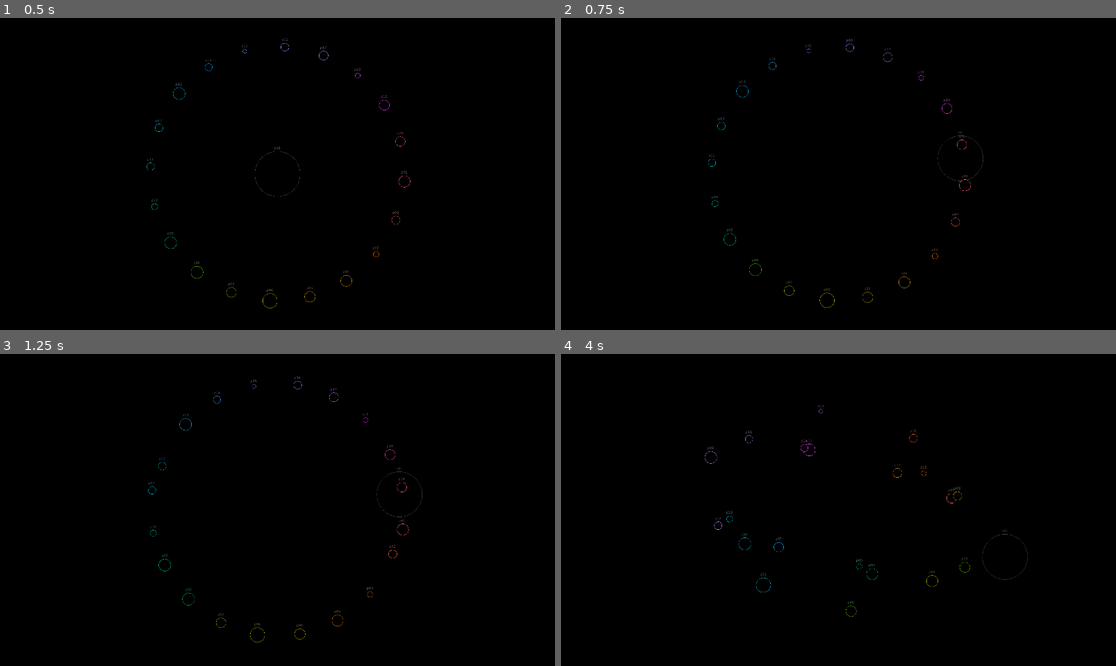
Above: before the commit, frames 1-4 (two rows, left to right).
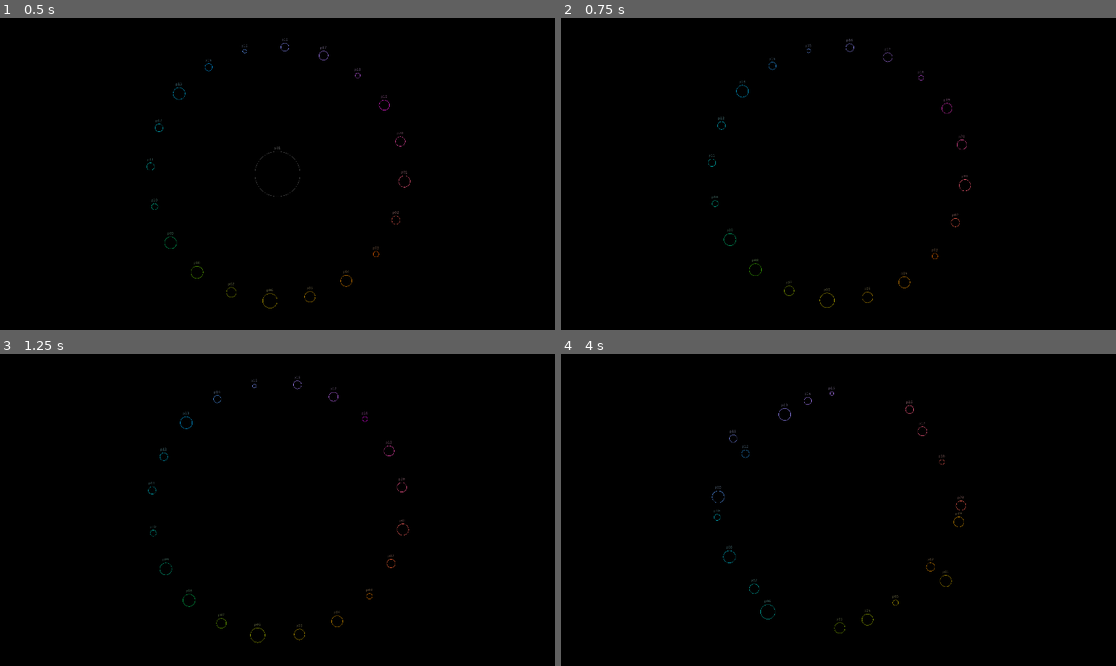
Above: after the commit, the same moments.

Repository: daygelo/Gravity-Simulation-Test
Game: Godot game, scene res://Main.tscn
Two runs of this game, one before a commit and one after it. Both use one fixed random seed, a clock stepped at 60 frames per second and the inputs below.
Inputs (mouse positions are in pixels of both pictures, inside the frame that each line leads up to):
- Up to frame 1 (0.5 s): no input
- Up to frame 2 (0.75 s): move the mouse to (960, 158) at 0.52 s; tap H (Toggle Ball, bound only after the commit) at 0.6 s
- Up to frame 3 (1.25 s): no input
- Up to frame 4 (4 s): move the mouse to (727, 525) at 1.27 s; tap Space (Toggle Label) at 1.35, 3.6 s; tap H (Toggle Ball, bound only after the commit) at 1.55, 2.1, 2.85, 3.8 s; move the mouse to (894, 441) at 2.02 s; move the mouse to (810, 572) at 2.77 s; move the mouse to (1005, 556) at 3.52 s

Frame 1 is identical in both runs. In frame 2, 0.1% of the frame differs, in the area x 28-77%, y 8-92%; in frame 3, 0.4%; in frame 4, 0.6%, in the area x 25-85%, y 10-90%.

Commit message:
Can now toggle the mouse controlled ball.

Diff:
--- a/Ball.gd
+++ b/Ball.gd
@@ -8,6 +8,7 @@
 @export var mass := 1.0
 @export var color := Color.WHITE
 @export var filled := false
+@export var enabled := true
 @export var fixed := false
 @export var can_collide := true
 @export var label := "ball"
@@ -47,7 +48,7 @@
 		return
 
 	for ball in ALL_BALLS:
-		if ball == self: continue
+		if ball == self or !ball.enabled: continue
 
 		var relative_position := ball.position - position
 
--- a/Main.gd
+++ b/Main.gd
@@ -20,3 +20,7 @@
 
 func _process(_delta: float) -> void:
 	$Ball.position = get_local_mouse_position()
+
+	if Input.is_action_just_pressed("Toggle Ball"):
+		$Ball.enabled = !$Ball.enabled
+		$Ball.visible = $Ball.enabled
--- a/Main.tscn
+++ b/Main.tscn
@@ -15,9 +15,10 @@
 [node name="Camera" type="Camera2D" parent="."]
 
 [node name="Ball" parent="." instance=ExtResource("2_uu6xs")]
-z_index = -62
+z_index = -78
 mass = 2000.0
 color = Color(1, 1, 1, 0.25)
+enabled = null
 fixed = true
 can_collide = false
 label = "s01"
--- a/project.godot
+++ b/project.godot
@@ -34,6 +34,11 @@
 "events": [Object(InputEventKey,"resource_local_to_scene":false,"resource_name":"","device":-1,"window_id":0,"alt_press …(191 unchanged characters)…
 ]
 }
+"Toggle Ball"={
+"deadzone": 0.2,
+"events": [Object(InputEventKey,"resource_local_to_scene":false,"resource_name":"","device":-1,"window_id":0,"alt_pressed":false,"shift_pressed":false,"ctrl_pressed":false,"meta_pressed":false,"pressed":false,"keycode":72,"physical_keycode":0,"key_label":0,"unicode":104,"location":0,"echo":false,"script":null)
+]
+}
 
 [rendering]
 
